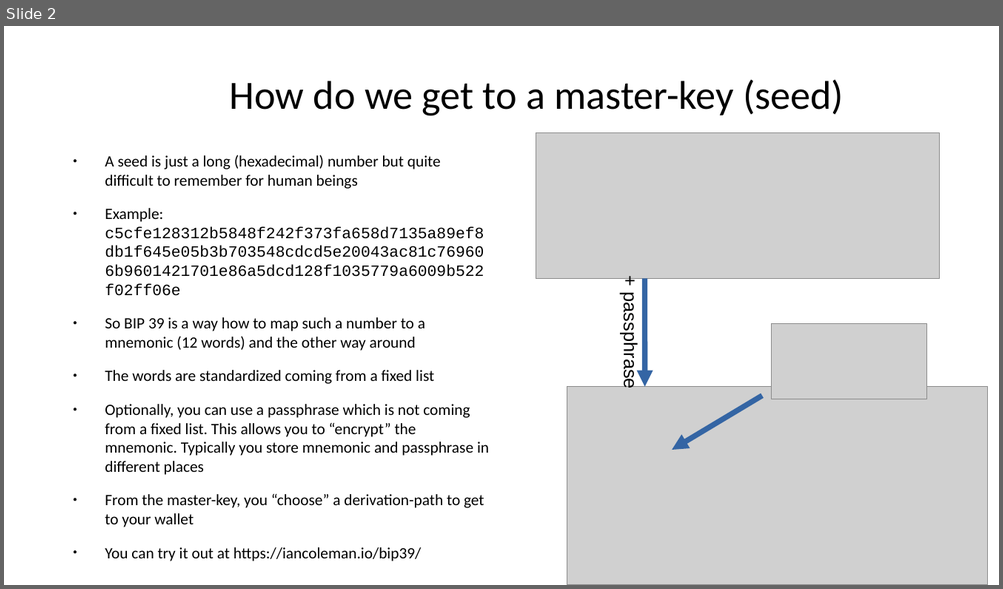
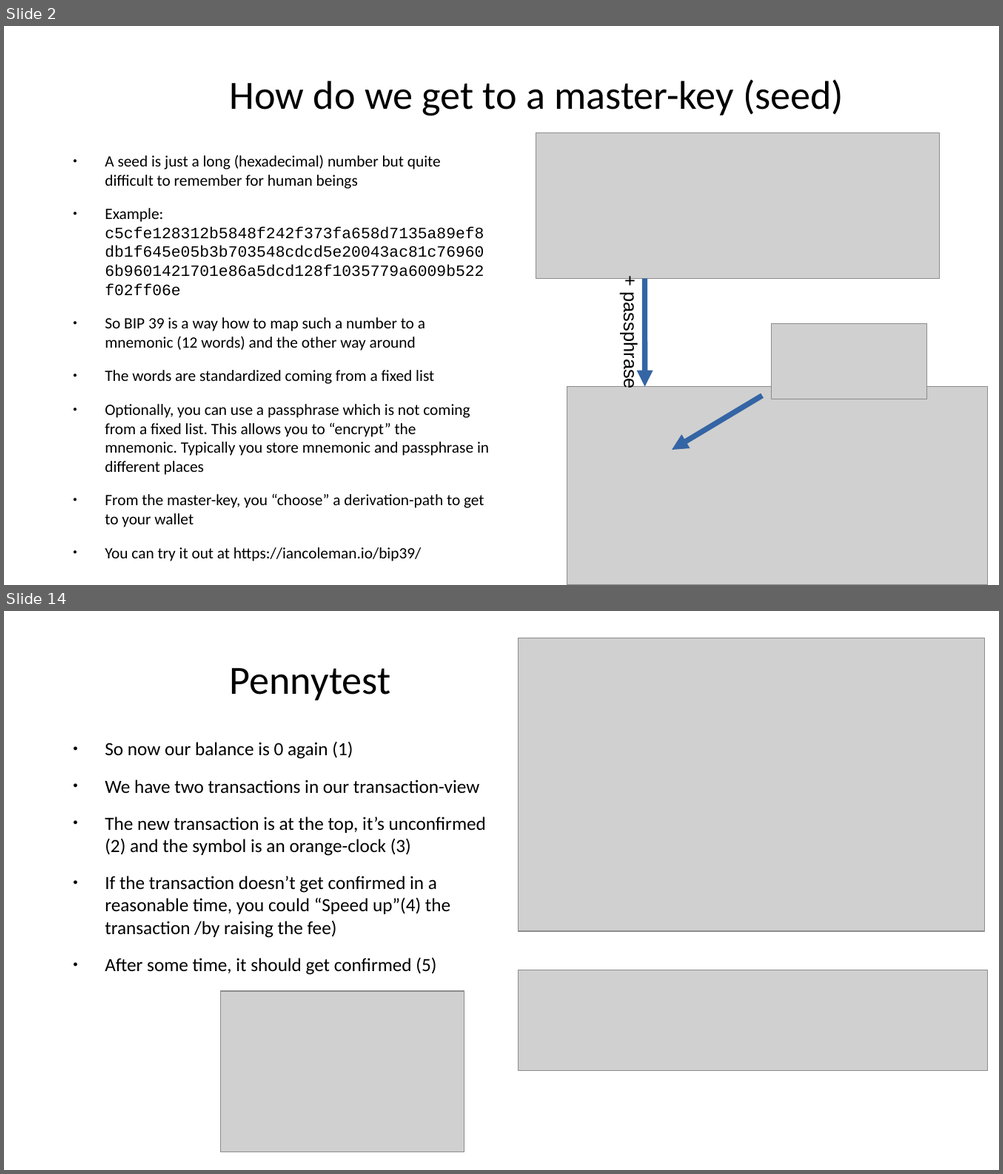
Before and after one commit to cryptoadvance/specter-education, a slide deck: content/bitcoin201/02_Seeds-and-HD-wallets.odp. Shown one above the other, each under a label of ours: slide 2 before the commit, slides 2 and 14 after it; the slides between them are not shown. The pictures are 1003x589 and 1003x1174 pixels, drawn with LibreOffice and Linux fonts; fonts in the diff are those of the drawing; grey boxes stand for pictures. Boxes give left, top, right and bottom in pixels: in the first picture for what was removed or moved away, otherwise in the second. Text is boxed around its words. In the diff, an @@ line names an element or a change of style, - is before the commit and + after.

Commit message:
updated pennytest

```diff
--- a/content/bitcoin201/02_Seeds-and-HD-wallets.odp
+++ b/content/bitcoin201/02_Seeds-and-HD-wallets.odp
@@ slide 14 added at (4, 611, 999, 1170), background #FFFFFF @@
@@ picture added at (518, 638, 984, 931) @@
@@ title added at (230, 668, 391, 701), 32 pt, text #000000 @@
+Pennytest
@@ text added at (105, 741, 486, 975), 14.9 pt, text #000000 @@
+● So now our balance is 0 again (1)
+● We have two transactions in our transaction-view
+● The new transaction is at the top, it’s unconfirmed (2) and the symbol is an orange-clock (3)
+● If the transaction doesn’t get confirmed in a reasonable time, you could “Speed up”(4) the transaction /by raising the fee)
+● After some time, it should get confirmed (5)
@@ picture added at (518, 970, 987, 1071) @@
@@ picture added at (221, 992, 464, 1153) @@
```
Also in this commit, not shown: 3 slides changed, 8 other slides added, 2 other files.
